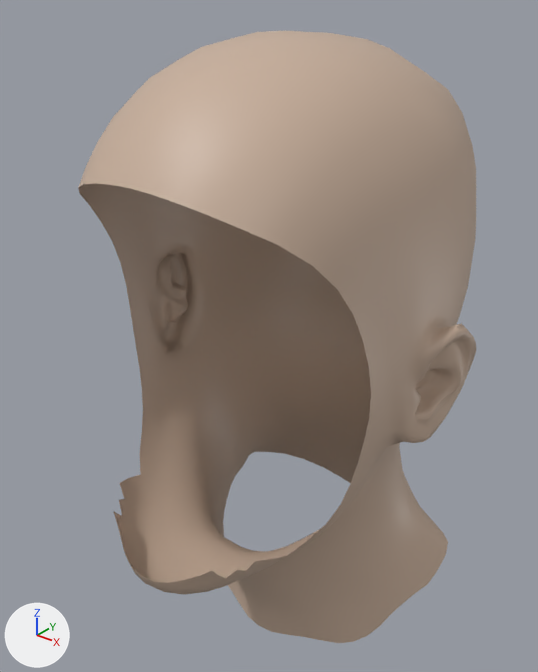
The Blender file blender_models/Head/head.blend: old version first, new version second.
Camera for both pictures: a camera (50 mm lens) standing at (0.184, -0.226, 1.682) and looking at (-0.01, 0.017, 1.531). The axes (+X, +Y, +Z) are drawn at lower left. The lights are the same throughout.

In view in the first picture: 'humonculus-base'.
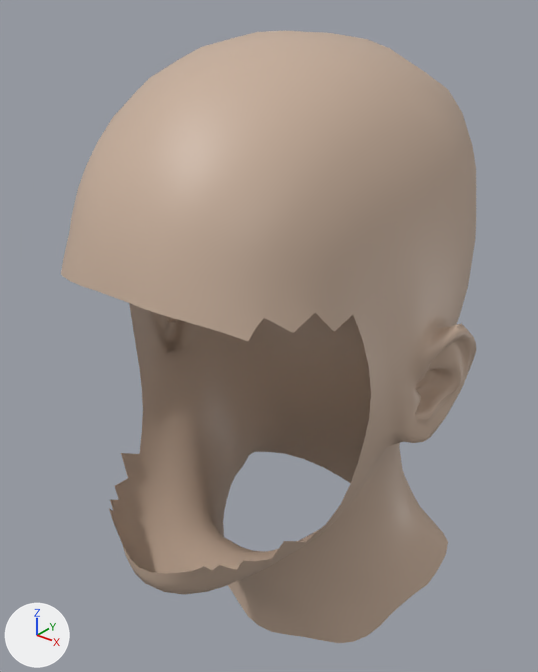
The change, as a list of edits to the scene's bpy script:
```text
Change me_humonculus_base:
    used by ob_humonculus_base; location = (0.0, 0.0, 0.0); rotation_euler = (1.571, 0.0, 0.0), in degrees (90, 0, 0); scale = (0.1, 0.1, 0.1)
    remove me_humonculus_base.from_pydata(...)  # 1608 vertices, 1556 faces; spans x -0.83..0.83, y 13.72..16.63, z -1.12..0.78
    add me_humonculus_base.from_pydata(...)  # 1717 vertices, 1658 faces; spans x -0.83..0.83, y 13.72..16.63, z -1.12..0.8
    me_humonculus_base part 1
    19 vertices are added at x -0.47..0.47, y 14.67..14.84, z 0.45..0.79
    18 new faces join them
    me_humonculus_base part 2
    83 vertices are added at x -0.61..0.61, y 15.74..16.13, z 0.31..0.8
    7 new vertices lie (0.0, 0.05, -0.02) away from vertices in x -0.25..0.25, y 15.89..16.03, z 0.74..0.77
    84 new faces join them
```

Where the change shows, as pixel boxes (x1, y1, x2, y2) in the pictures (538 x 672 px):
'humonculus-base', reshaped: before (78, 31, 476, 643); after (61, 31, 476, 643)
part 1 of me_humonculus_base, added (brown): after (109, 453, 305, 583)
part 2 of me_humonculus_base, added (beige): after (61, 183, 353, 341)
